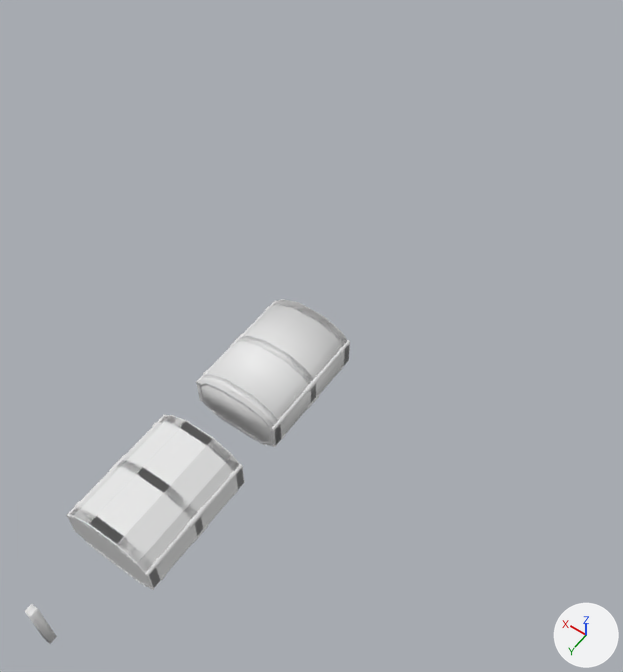
The Blender file podzemi.blend as it was, and as the next commit left it.
Rendered twice from a camera (50 mm lens) standing at (-20.5, 13.7, 46.0) and looking at (1.0, -16.3, -1.3). The axes (+X, +Y, +Z) are drawn at lower right. The lights are the same throughout. The picture after the commit comes second.
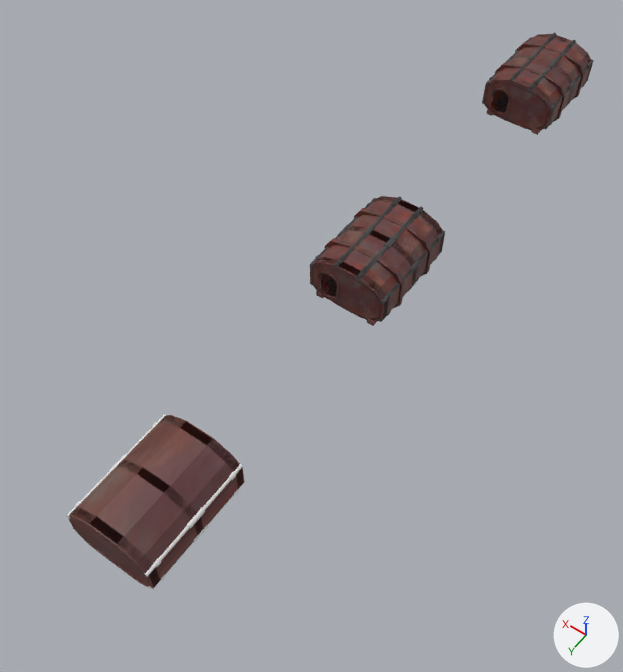
The newer file is also turned or shifted as a whole; pictures and numbers use the older file's frame.

Boxes [x1, y1, x2, y2] around the edits, measured in the pictures (623 x 672 px):
'Cube', surface changed (white to brown): [67, 415, 245, 590] in both
'Cube.005', no longer drawn: before [197, 299, 350, 446]
'Cube.018', added (brown): after [310, 196, 445, 326]
'Cube.011', added (brown): after [482, 34, 593, 135]
'Cube.006', surface changed, reshaped, recoloured (14% narrower, 21% shorter): before [198, 374, 281, 444]; after [484, 76, 555, 131]
'Circle.002', recoloured, moved: before [196, 300, 350, 431]; after [485, 37, 593, 111]
'Cube.008', surface changed, reshaped, recoloured: before [236, 336, 316, 402]; after [511, 55, 572, 103]
'Cube.004', deleted: before [25, 604, 57, 644]
'Cube.001', added: after [509, 32, 576, 90]
'Cube.003', added: after [495, 63, 566, 122]
'Cube.002', added: after [515, 42, 585, 100]
'Cube.007', surface changed, reshaped (18% narrower, 23% shorter): before [273, 300, 349, 364]; after [530, 34, 592, 83]
'Cube.010', added: after [489, 88, 511, 115]
'Circle.003', moved, recoloured: before [199, 360, 349, 447]; after [482, 83, 585, 129]
'Cube.009', added (mostly hidden): after [494, 93, 509, 119]
part 2 of me_cube_016, added: after [484, 76, 555, 131]
part 3 of me_cube_016, deleted: before [198, 374, 281, 444]
part 4 of me_cube_017, added: after [530, 34, 592, 83]
part 5 of me_cube_017, deleted: before [273, 300, 349, 364]
part 6 of me_cube_018, added: after [511, 55, 572, 103]
part 7 of me_cube_018, deleted: before [236, 336, 316, 402]

What changed in the scene script:
```text
Change mat_material:
    remove mat_material.base_color = (0.8, 0.8, 0.8)  # white #e7e7e7
    add mat_material.texture = img_wall_png
Change me_cube_015:
    remove me_cube_015.from_pydata(...)  # 3544 vertices, 2794 faces; spans x -3.0..3.0, y -4.02..4.02, z -0.34..3.56
    add me_cube_015.from_pydata(...)  # 0 vertices, 0 faces; spans empty
    me_cube_015 part 1: the whole mesh is rebuilt
Change me_cube_016:
    used by ob_cube_006; location = (0.0, -7.33, 1.51); scale = (1.0, 0.8, 1.0)
    remove me_cube_016.from_pydata(...)  # 120 vertices, 120 faces; spans x -3.0..3.0, y -0.43..0.43, z -1.85..2.05
    remove me_cube_016.materials.append(mat_material)  # white #e7e7e7
    add me_cube_016.from_pydata(...)  # 140 vertices, 140 faces; spans x -3.0..3.0, y -46.68..-45.82, z -1.85..2.05
    me_cube_016 part 2: 140 vertices added at x -3.0..3.0, y -46.68..-45.82, z -1.85..2.05
    me_cube_016 part 3: 120 vertices removed from x -3.0..3.0, y -0.43..0.43, z -1.85..2.05
    add me_cube_016.materials.append(mat_material_001)  # picture img_bloody_rust_png
Change me_cube_017:
    used by ob_cube_007; location = (0.0, -14.67, 1.51); scale = (1.0, 0.8, 1.0)
    remove me_cube_017.from_pydata(...)  # 120 vertices, 120 faces; spans x -3.0..3.0, y -0.43..0.43, z -1.85..2.05
    remove me_cube_017.materials.append(mat_material)  # white #e7e7e7
    add me_cube_017.from_pydata(...)  # 140 vertices, 140 faces; spans x -3.0..3.0, y -46.68..-45.82, z -1.85..2.05
    me_cube_017 part 4: 140 vertices added at x -3.0..3.0, y -46.68..-45.82, z -1.85..2.05
    me_cube_017 part 5: 120 vertices removed from x -3.0..3.0, y -0.43..0.43, z -1.85..2.05
    add me_cube_017.materials.append(mat_material_001)  # picture img_bloody_rust_png
Change me_circle_004:
    where me_circle_004.from_pydata(...)  # 144 vertices, 112 faces; spans x -10.1..10.1, y -0.6..0.8, z -13.4..13.4
    add me_circle_004.materials.append(mat_material_002)  # picture img_metal_png
Change me_circle_005:
    where me_circle_005.from_pydata(...)  # 144 vertices, 112 faces; spans x -10.1..10.1, y -0.7..0.7, z -13.4..13.4
    add me_circle_005.materials.append(mat_material_002)  # picture img_metal_png
Change me_cube_018:
    used by ob_cube_008; location = (0.0, -11.0, 1.51); scale = (1.0, 0.8, 1.0)
    remove me_cube_018.from_pydata(...)  # 120 vertices, 120 faces; spans x -3.0..3.0, y -0.43..0.43, z -1.85..2.05
    remove me_cube_018.materials.append(mat_material)  # white #e7e7e7
    add me_cube_018.from_pydata(...)  # 140 vertices, 140 faces; spans x -3.0..3.0, y -46.68..-45.82, z -1.85..2.05
    me_cube_018 part 6: 140 vertices added at x -3.0..3.0, y -46.68..-45.82, z -1.85..2.05
    me_cube_018 part 7: 120 vertices removed from x -3.0..3.0, y -0.43..0.43, z -1.85..2.05
    add me_cube_018.materials.append(mat_material_001)  # picture img_bloody_rust_png
Remove ob_cube_004:
    ob_cube_004 = bpy.data.objects.new('Cube.004', me_cube_005)
Change ob_circle_002:
    ob_circle_002.location: (0.0, -11.0, 2.28) -> (0.0, -48.0, 2.32)
Change ob_circle_003:
    ob_circle_003.location: (0.0, -11.0, 0.52) -> (0.0, -48.0, 0.52)
Add ob_cube_018:
    ob_cube_018 = bpy.data.objects.new('Cube.018', me_cube_041)  # 1588 vertices, 1365 faces; spans x -3.16..3.16, y -4.07..4.09, z -0.69..3.74; in mat_material (picture img_wall_png), mat_material_001 (picture img_bloody_rust_png), mat_material_002 (picture img_metal_png)
    ob_cube_018.location = (0.0, -23.0, 0.0)
Add ob_cube_010:
    ob_cube_010 = bpy.data.objects.new('Cube.010', me_cube_033)  # 56 vertices, 56 faces; spans x -1.02..0.69, y -0.1..0.1, z -1.26..1.26; in mat_material_001 (picture img_bloody_rust_png)
    ob_cube_010.location = (1.6, -44.02, 1.25)
Add ob_cube_011:
    ob_cube_011 = bpy.data.objects.new('Cube.011', me_cube_026)  # 128 vertices, 111 faces; spans x -3.0..3.0, y -4.07..4.09, z -0.36..3.56; in mat_material (picture img_wall_png)
    ob_cube_011.location = (0.0, -48.0, 0.0)
Add ob_cube_009:
    ob_cube_009 = bpy.data.objects.new('Cube.009', me_cube_024)  # 440 vertices, 330 faces; spans x -2.35..2.4, y -4.01..4.01, z -0.03..0.02; in mat_material_002 (picture img_metal_png)
    ob_cube_009.location = (-0.02, -48.01, -0.02)
Add ob_cube_002:
    ob_cube_002 = bpy.data.objects.new('Cube.002', me_cube_023)  # 56 vertices, 56 faces; spans x -3.16..3.16, y -0.21..0.21, z -2.2..2.1; in mat_material_001 (picture img_bloody_rust_png)
    ob_cube_002.location = (0.0, -49.81, 1.51)
    ob_cube_002.scale = (1.0, 0.8, 1.0)
Add ob_cube_003:
    ob_cube_003 = bpy.data.objects.new('Cube.003', me_cube_023.copy())
    ob_cube_003.location = (0.0, -46.15, 1.51)
    ob_cube_003.scale = (1.0, 0.8, 1.0)
Add ob_cube_001:
    ob_cube_001 = bpy.data.objects.new('Cube.001', me_cube_019)  # 144 vertices, 112 faces; spans x -1.12..1.08, y -4.03..4.03, z 3.4..3.74; in mat_material_002 (picture img_metal_png)
    ob_cube_001.location = (0.0, -48.0, 0.0)
```
